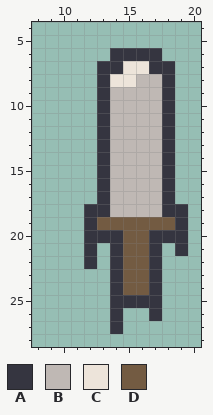
Edited in one commit: pixel-art sprite (lib/player/sprite/sword_iron_attack_2.png). The picture above was drawn from the file before the commit.
The file is 128x128 pixels, drawn in blocks of 4x4; one block is one cell here. Shown: x 8..20, y 4..28.
Palette (. is transparent): A #353540  B #bfb8b4  C #ede4da  D #735b42
Pixels before, first column x 12:
 6 ..AAAA..
 7 .AACCAA.
 8 .ACCBBA.
 9 .ABBBBA.
10 .ABBBBA.
11 .ABBBBA.
12 .ABBBBA.
13 .ABBBBA.
14 .ABBBBA.
15 .ABBBBA.
16 .ABBBBA.
17 .ABBBBA.
18 AABBBBAA
19 ADDDDDDA
20 AAADDAAA
21 A.ADDA.A
22 A.ADDA..
23 ..ADDA..
24 ..ADDA..
25 ..AAAA..
26 ..A..A..
27 ..A.....
The same view after the edit:
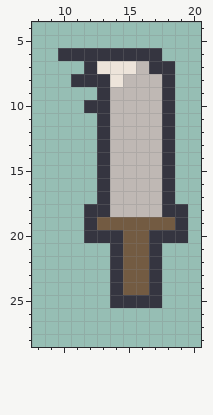
The edit:
y 6: x 10..13 .... -> AAAA
y 7: x 12..14 .AA -> ACC; x 16 C -> B
y 8: x 11..12 .. -> AA; x 15 C -> B
y 10: x 12 . -> A
y 21: x 12 A -> .; x 19 A -> .
y 22: x 12 A -> .
y 26: x 14 A -> .; x 17 A -> .
y 27: x 14 A -> .
